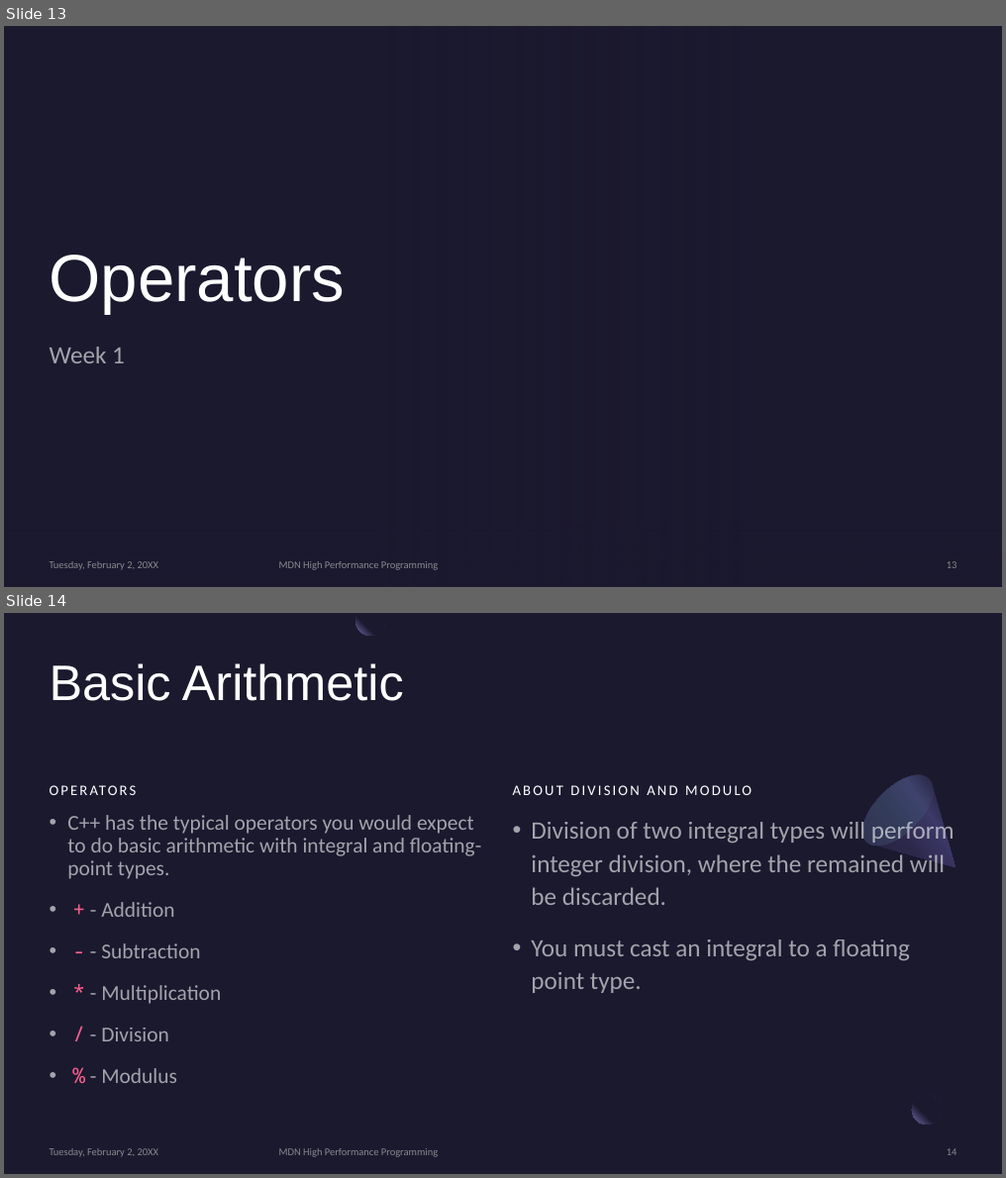
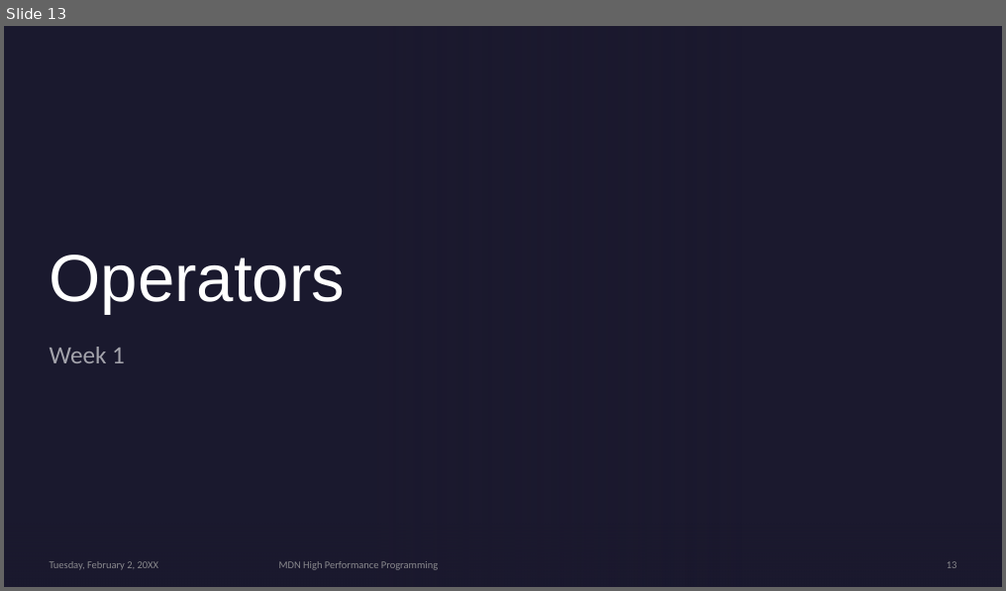
Before and after one commit to MonashDeepNeuron/HPP, a slide deck: content/week1/slides/week1.pptx. Shown one above the other, each under a label of ours: slides 13 and 14 before the commit, slide 13 after it. The pictures are 1006x1178 and 1006x591 pixels, drawn with LibreOffice and Linux fonts; fonts in the diff are those of the drawing; background and template pictures are left out. Boxes give left, top, right and bottom in pixels: in the first picture for what was removed or moved away, otherwise in the second. Text is boxed around its words. In the diff, an @@ line names an element or a change of style, - is before the commit and + after.

```diff
--- a/content/week1/slides/week1.pptx
+++ b/content/week1/slides/week1.pptx
@@ slide 14 removed at <box>4,613,1002,1174</box>, background #1B192E @@
@@ freeform shape removed at <box>355,613,385,636</box> @@
@@ title removed at <box>50,663,404,701</box> @@
-Basic Arithmetic
@@ text removed at <box>513,785,751,795</box> @@
-ABOUT DIVISION AND MODULO
@@ freeform shape removed at <box>851,763,987,898</box> @@
@@ ellipse removed at <box>851,763,945,857</box> @@
@@ text removed at <box>67,815,482,1083</box> @@
-• C++ has the typical operators you would expect to do basic arithmetic with integral and floating-point types.
-• + - Addition
-• - - Subtraction
-• * - Multiplication
-• / - Division
-• % - Modulus
@@ text removed at <box>235,816,318,834</box> @@
-OPERATORS
@@ text removed at <box>531,819,954,993</box> @@
-• Division of two integral types will perform integer division, where the remained will be discarded.
-• You must cast an integral to a floating point type.
@@ ellipse removed at <box>912,1096,942,1125</box> @@
@@ rectangle removed at <box>942,1090,972,1119</box> @@
@@ text removed at <box>50,1149,159,1157</box> @@
-Tuesday, February 2, 20XX
@@ text removed at <box>279,1149,438,1157</box> @@
-MDN High Performance Programming
@@ page number removed at <box>946,1149,957,1156</box> @@
-14
```
Also in this commit, not shown: 2 slides changed, 16 slides added, 6 other files.
